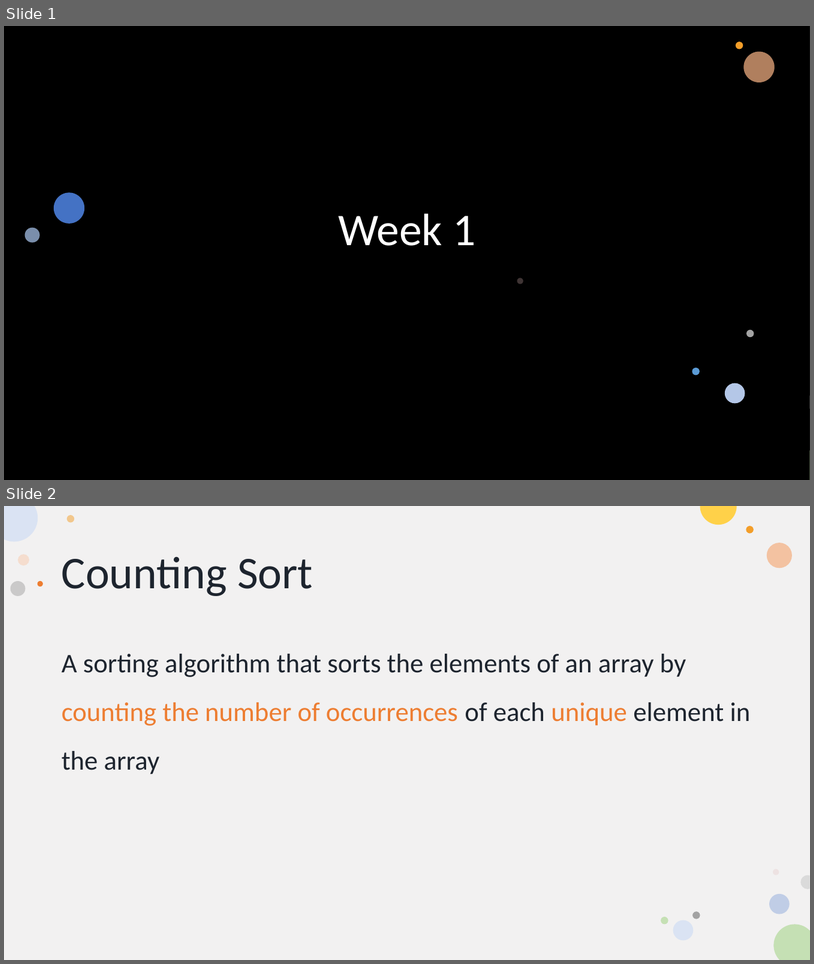
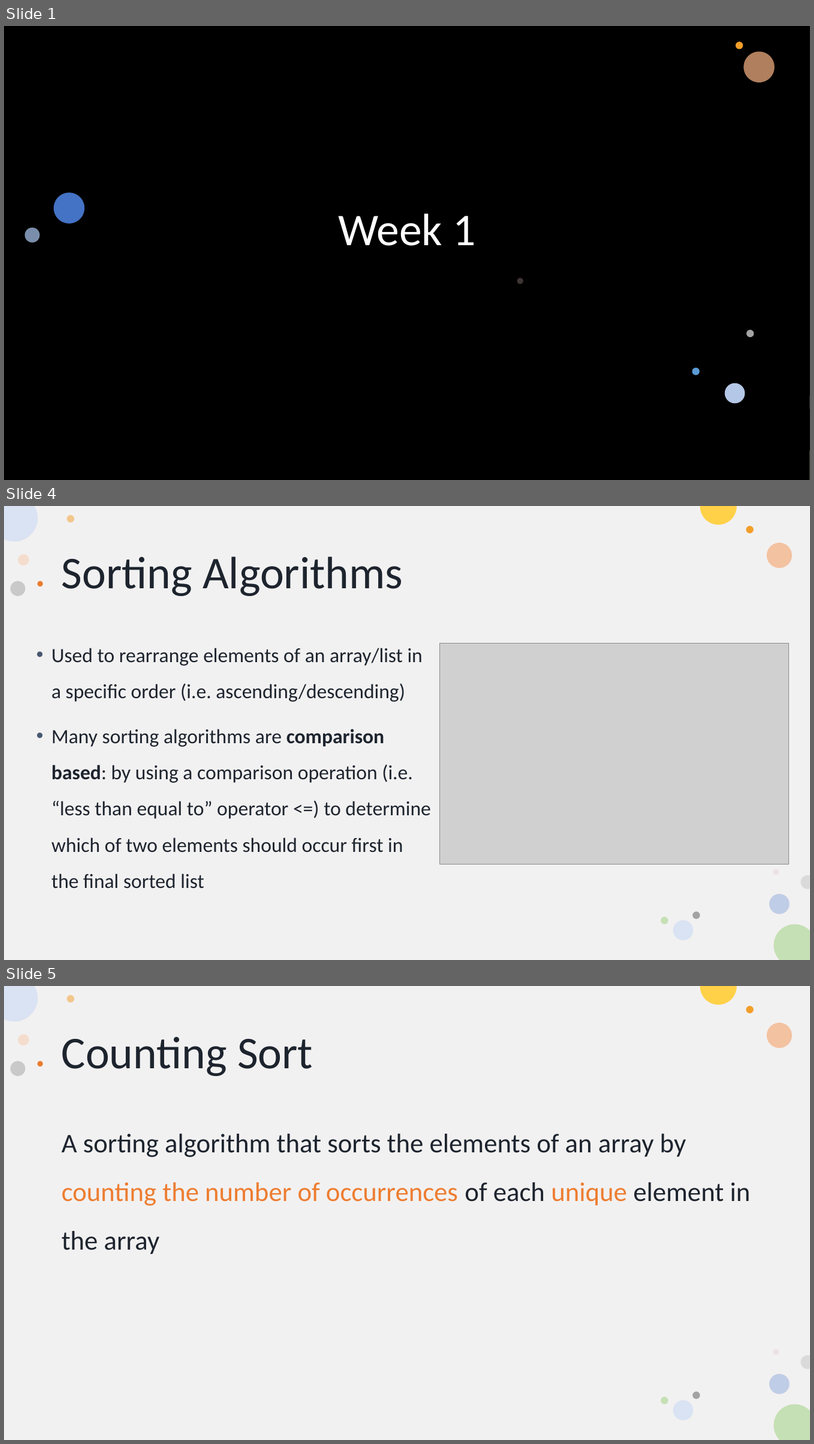
Before and after one commit to KarinaSang/Teaching, a slide deck: CCC_Senior/Week1/CountingSort.pptx. Shown one above the other, each under a label of ours: slides 1 and 2 before the commit, slides 1, 4 and 5 after it; the slides between them are not shown. The pictures are 814x964 and 814x1444 pixels, drawn with LibreOffice and Linux fonts; fonts in the diff are those of the drawing; grey boxes stand for pictures; background and template pictures are left out; a plain dark background stands for a picture behind light text. Boxes give left, top, right and bottom in pixels: in the first picture for what was removed or moved away, otherwise in the second. Text is boxed around its words. In the diff, an @@ line names an element or a change of style, - is before the commit and + after.

```diff
--- a/CCC_Senior/Week1/CountingSort.pptx
+++ b/CCC_Senior/Week1/CountingSort.pptx
@@ slide 4 added at [4, 506, 810, 960], background #FFFFFF; not listed: 16 template elements that a slide beside it also shows @@
@@ title added at [62, 556, 403, 596], 54 pt, text #1D242E @@
+Sorting Algorithms
@@ text added at [51, 648, 431, 888], 24 pt, text #1D242E @@
+• Used to rearrange elements of an array/list in a specific order (i.e. ascending/descending)
+• Many sorting algorithms are comparison based: by using a comparison operation (i.e. “less than equal to” operator <=) to determine which of two elements should occur first in the final sorted list
@@ picture added at [440, 643, 789, 864] @@
@@ what was slide 2 is now slide 5 @@
```
Also in this commit, not shown: 2 other slides added, 25 other files.
